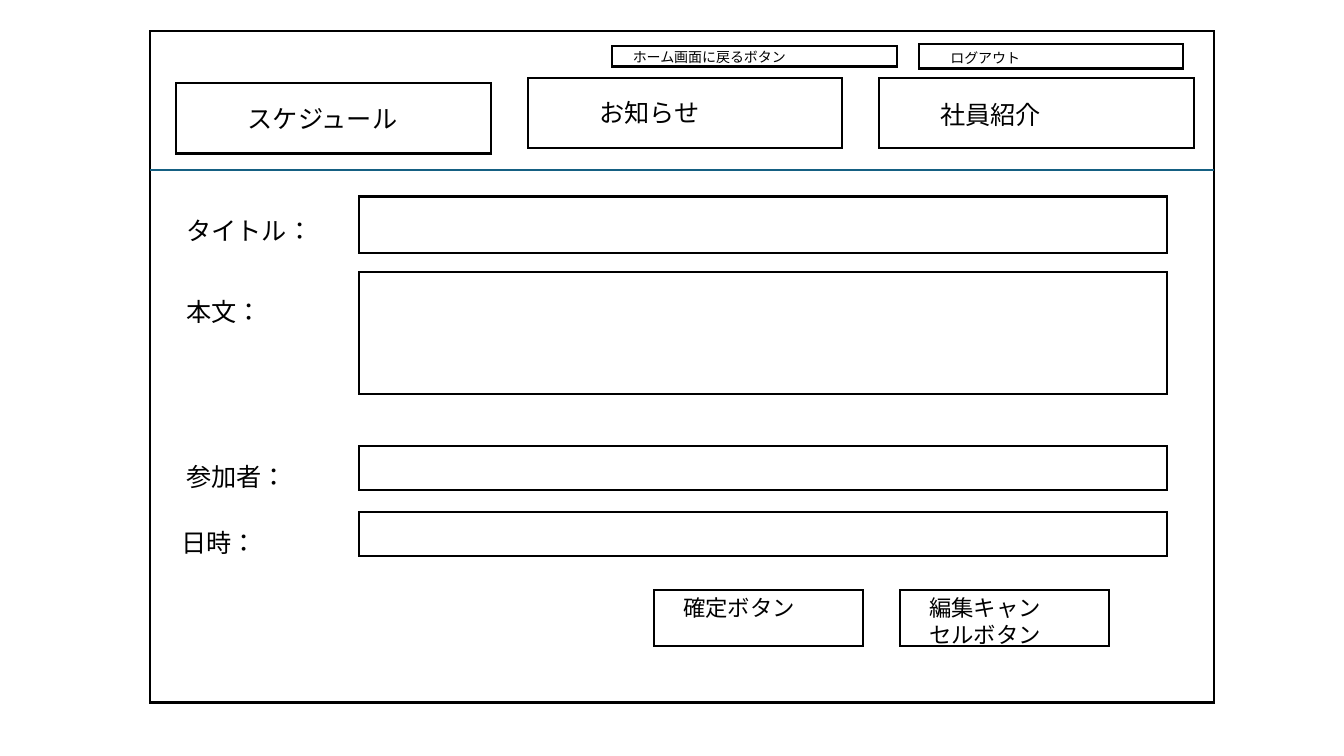
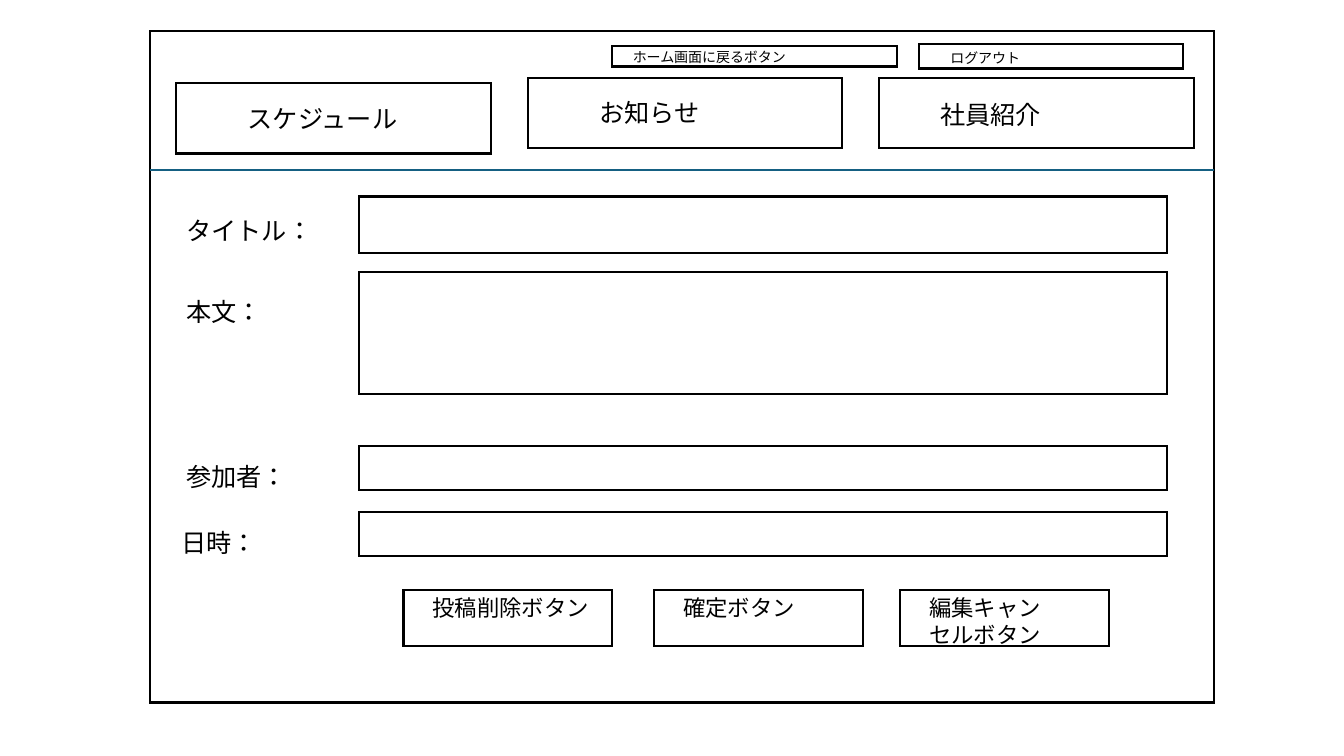
Before and after one commit to username123-debug/office-front, a slide deck: slide 6 of 画面デザイン.pptx. Drawn at 1344x756 pixels with LibreOffice and Linux fonts; fonts in the diff are those of the drawing. Boxes give left, top, right and bottom in pixels: in the first picture for what was removed or moved away, otherwise in the second. Text is boxed around its words. In the diff, an @@ line names an element or a change of style, - is before the commit and + after.

```diff
--- a/画面デザイン.pptx
+++ b/画面デザイン.pptx
@@ rectangle added at (403, 590, 612, 646), fill #FFFFFF, outline #000000 1.5 pt @@
@@ text added at (433, 597, 589, 618), 16 pt, text #000000 @@
+投稿削除ボタン
```
Also in this commit, not shown: 2 other slides changed, 1 slide added.
